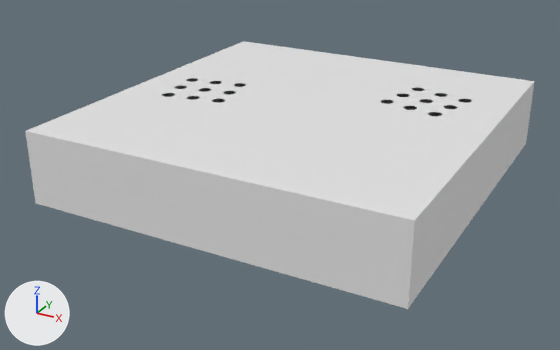
Before and after pictures for a commit that changed the Blender file ArtSource/Blender/CTCC_PROP_HoneycombSlippers.blend.
Rendered twice from a 50 mm camera at (0.272, -0.506, 0.251) aimed at (-0.001, -0.009, 0.002). The lights are fixed; the arrows at lower left show +X, +Y and +Z. The picture after the commit comes second.

Names of what the first picture shows: 'COL_CTCC_PROP_HoneycombSlippers', 'CTCC_PROP_HoneycombSlippers'.
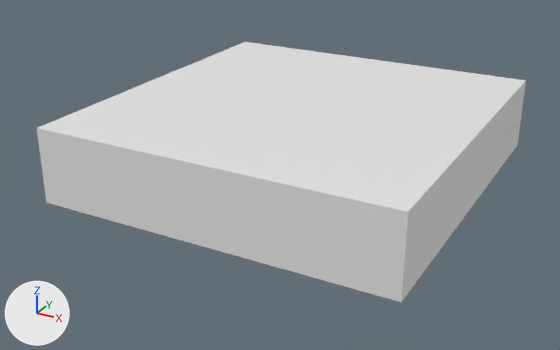
Diff of the bpy script that builds the scene:
```diff
--- a/ArtSource/Blender/CTCC_PROP_HoneycombSlippers.blend.py
+++ b/ArtSource/Blender/CTCC_PROP_HoneycombSlippers.blend.py
@@ mat_rubber @@
+mat_rubber = principled_material('Rubber')
+mat_rubber.base_color = (0.08, 0.09, 0.085)  # dark grey #505552
+mat_rubber.roughness = 0.68
@@ me_cube @@
 # used by ob_ctcc_prop_honeycombslippers; location = (0.0, 0.0, 0.0)
-me_cube.from_pydata(...)  # 968 vertices, 820 faces; spans x -0.136..0.154, y -0.138..0.16, z 0.001..0.058
+me_cube.from_pydata(...)  # 760 vertices, 650 faces; spans x -0.132..0.148, y -0.132..0.155, z 0.0..0.059
+# me_cube part 1: 20 loose pieces with 472 vertices, spanning x -0.117..0.131, y -0.046..0.114, z 0.015..0.058, are deleted
+# other edits to the shape of me_cube do not show in these pictures
 me_cube.materials.append(mat_slipperyellow)
-me_cube.materials.append(mat_black)  # dark grey #454b4b
+me_cube.materials.append(mat_rubber)  # dark grey #505552
@@ me_cube_006 @@
 # used by ob_col_ctcc_prop_honeycombslippers; location = (0.0088, 0.0105, 0.0295)
-me_cube_006.from_pydata(...)  # 8 vertices, 6 faces; spans x -0.145..0.145, y -0.149..0.149, z -0.028..0.028
+me_cube_006.from_pydata(...)  # 8 vertices, 6 faces; spans x -0.14..0.14, y -0.144..0.144, z -0.03..0.03
+# me_cube_006 part 2: the whole mesh is scaled about its middle by (0.962, 0.964, 1.04)
@@ ob_col_ctcc_prop_honeycombslippers @@
 ob_col_ctcc_prop_honeycombslippers = bpy.data.objects.new('COL_CTCC_PROP_HoneycombSlippers', me_cube_006)
-ob_col_ctcc_prop_honeycombslippers.location = (0.0088, 0.0105, 0.0295)
+ob_col_ctcc_prop_honeycombslippers.location = (0.008, 0.0115, 0.0295)
```

What differs and where, as boxes [x1, y1, x2, y2] in the pictures (560 x 350 px):
'COL_CTCC_PROP_HoneycombSlippers', rescaled
    before: [25, 41, 535, 309]
    after: [37, 42, 526, 302]
part 1 of me_cube, deleted
    before: [162, 78, 471, 116]
